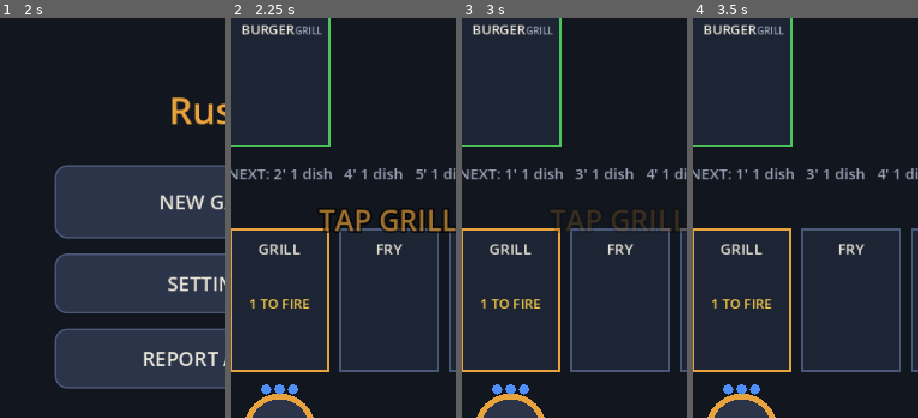
Above: before the commit, frames 1-4 (left to right).
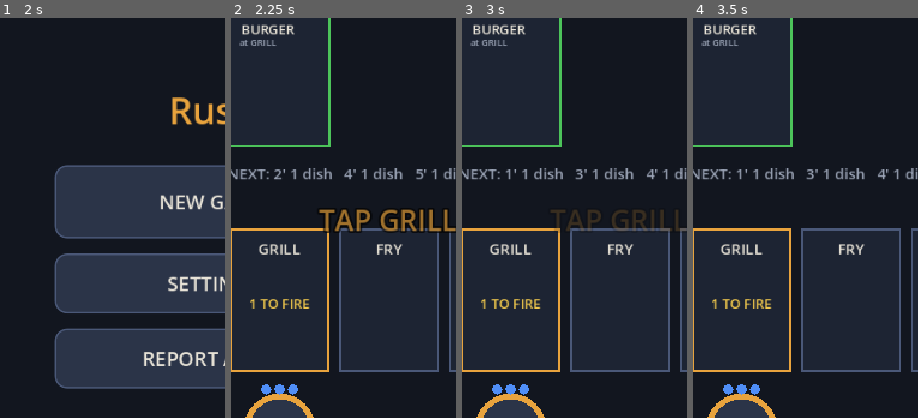
Above: after the commit, the same moments.

Repository: duffpowell-commits/Rush
Game: Godot game, scene res://scenes/boot.tscn
The game is run twice, just before and just after one commit, with the same random seed, the same clock (stepped at 60 frames per second) and the same inputs.
Inputs:
- Up to frame 1 (2 s): click "Skip splash" at 0.5 s; click "SKIP" at 1.25 s
- Up to frame 2 (2.25 s): click "NEW GAME" at 2 s
- Up to frame 3 (3 s): click "END TURN" at 2.75 s
- Up to frame 4 (3.5 s): no input
The pictures show only the part of the screen within x 3-53%, y 23-73%; the shares and areas given below are measured in that part.

Frame 1 is identical in both runs. In frame 2, 0.3% of the frame differs, in the area x 3-41%, y 2-7%; in frame 3, 0.3%; in frame 4, 0.3%.

Commit message:
Fix the fresh-eyes blockers on PR #5
From the FAIL review on af89255:
- Ticket cards: the station sat on the dish's baseline and ran into it
  (BURGERGRILL). It now gets its own small line under the dish; the BIG marker
  moved between the table number and the clock, which it also used to overrun.
- DEV MENU -> SKIP LEVEL on the grade sheet counted the service twice and left
  the board frozen. It now just moves on to the next service.
- The "TAP MO TO SWITCH" hint could never clear once MO walked out. It waits
  for MO to be on the line, and a walked-out MO counts as done.

Notes taken too: test_coach_hints_short checks Rush's hint table (it matched
nothing in game.gd before), from_dict refuses a save missing any key instead
of logging errors, the grade sheet has a TITLE button, the field ignores taps
while it's up, "faster" is gone from the next-service line, and the APK saving
is stated as ~2.2 MB (the 16 MB .glb sources never shipped).

tools/test.sh ALL PASS (32), tools/autoplay.sh AUTOPLAY PASS; renders refreshed.

Co-Authored-By: Claude Opus 5.5 <noreply@anthropic.com>
Claude-Session: https://claude.ai/code/session_01V3sbxLu4c4oLEvnvp25i9E

Diff:
--- a/scripts/game.gd
+++ b/scripts/game.gd
@@ -264,8 +264,9 @@
 	grade.name = "Grade"
 	sheet_box.add_child(grade)
 	sheet_box.add_child(UI.label("%d of %d tickets out\n%d table%s walked\nTips $%d" % [k.served, k.total, k.walked, "" if k.walked == 1 else "s", k.tips], 24))
-	sheet_box.add_child(UI.label("Next: %d tickets, faster." % maxi(1, int(first_tickets) + int(more_tickets) * (level - 1)), 20, UI.DIM))
+	sheet_box.add_child(UI.label("Next: %d tickets." % maxi(1, int(first_tickets) + int(more_tickets) * (level - 1)), 20, UI.DIM))
 	sheet_box.add_child(UI.button("NEXT SERVICE", next_service, 96))
+	sheet_box.add_child(UI.button("TITLE", quit_to_title))   # saved: CONTINUE starts the next service
 
 
 func next_service() -> void:
@@ -280,6 +281,9 @@
 
 
 func debug_skip_level() -> void:
+	if between:   # the grade sheet already banked this service: just move on
+		next_service()
+		return
 	_night_before += k.served
 	score = _night_before
 	level += 1
@@ -325,7 +329,8 @@
 			func(): return k.crew.any(func(c): return not c.hand.is_empty()) or k.served > 0],
 		["run", "TAP PASS, THEN RUN", func(): return k.crew.any(func(c): return not c.hand.is_empty()),
 			func(): return k.served > 0],
-		["switch", "TAP MO TO SWITCH", func(): return k.served > 0, func(): return sel != 0],
+		["switch", "TAP MO TO SWITCH", func(): return k.served > 0 and not k.crew[1].out,
+			func(): return sel != 0 or k.crew[1].out],
 	]
 
 
@@ -384,7 +389,7 @@
 
 
 func _field_input(e: InputEvent) -> void:
-	if paused or over:
+	if paused or over or between:
 		return
 	if e is InputEventMouseButton and e.pressed and e.button_index == MOUSE_BUTTON_LEFT:
 		tap(e.position)
@@ -425,8 +430,10 @@
 		var tone := "good" if t.time > 4 else ("warn" if t.time > 2 else "bad")
 		f.draw_rect(r, UI.panel_color())
 		f.draw_rect(r, UI.key(tone), false, 4.0 if tone == "bad" else 2.0)
-		f.draw_string(font, r.position + Vector2(8, 26), ("BIG T%d" if t.big else "T%d") % t.table,
-			HORIZONTAL_ALIGNMENT_LEFT, -1, UI.font_size(18), ink)
+		f.draw_string(font, r.position + Vector2(8, 26), "T%d" % t.table,
+			HORIZONTAL_ALIGNMENT_LEFT, r.size.x - 56, UI.font_size(18), ink)
+		if t.big:   # small, between the table number and the clock, so it never runs into either
+			f.draw_string(font, r.position + Vector2(46, 25), "BIG", HORIZONTAL_ALIGNMENT_LEFT, 28, UI.font_size(11), UI.key("warn"))
 		# Clock: number plus a shape cue (filled bars), not colour alone.
 		f.draw_string(font, r.position + Vector2(r.size.x - 44, 28), "%d'" % t.time,
 			HORIZONTAL_ALIGNMENT_LEFT, -1, UI.font_size(24), UI.key(tone))
@@ -437,10 +444,10 @@
 			var mark: String = {"wait": "  ", "cooking": "~ ", "carried": "> ", "served": "V "}[it.state]
 			var col: Color = UI.DIM if it.state == "served" else ink
 			f.draw_string(font, Vector2(r.position.x + 8, iy), mark + it.dish, HORIZONTAL_ALIGNMENT_LEFT, r.size.x - 12, UI.font_size(16), col)
-			if it.state == "wait":   # where it cooks, on the same line: routing is on the ticket
-				f.draw_string(font, Vector2(r.position.x + 8, iy), Kitchen.station_of(it.dish),
-					HORIZONTAL_ALIGNMENT_RIGHT, r.size.x - 16, UI.font_size(12), UI.DIM)
-			iy += 32
+			if it.state == "wait":   # where it cooks, on its own small line: routing is on the ticket
+				f.draw_string(font, Vector2(r.position.x + 8, iy + 14), "  at " + Kitchen.station_of(it.dish),
+					HORIZONTAL_ALIGNMENT_LEFT, r.size.x - 12, UI.font_size(11), UI.DIM)
+			iy += 33
 	if shown.size() > 4:
 		f.draw_string(font, Vector2(f.size.x - 70, y0 + 222), "+%d" % (shown.size() - 4), HORIZONTAL_ALIGNMENT_LEFT, -1, UI.font_size(20), UI.key("warn"))
 	f.draw_string(font, Vector2(pad, y0 - 14), "OUT %d   WALKED %d/%d   TIPS $%d" % [score, k.walked, LIVES, k.tips],
--- a/scripts/kitchen.gd
+++ b/scripts/kitchen.gd
@@ -329,7 +329,8 @@
 
 # ---------------------------------------------------------------- save mid-service
 
-## Everything needed to pick the service back up exactly where it was (JSON-safe).
+## Everything needed to pick the service back up exactly where it was (JSON-safe). The service's own
+## tuning rides along on purpose: a TUNE change applies from the next service, not mid-service.
 func to_dict() -> Dictionary:
 	return {"service": service, "turn": turn, "crew": crew.duplicate(true), "pans": pans.duplicate(true),
 		"tickets": tickets.duplicate(true), "incoming": incoming.duplicate(true), "served": served,
@@ -340,8 +341,10 @@
 
 ## Load a to_dict() back. JSON turns every number into a float, so ints are cast back here.
 func from_dict(d: Dictionary) -> bool:
-	if not d.has("crew") or not d.has("tickets") or not d.has("pans") or not d.has("incoming"):
-		return false
+	for key in ["crew", "tickets", "pans", "incoming", "service", "turn", "served", "walked", "tips",
+			"done", "next_id", "rng", "turns", "ticket_time", "ap", "stress_cap", "burn_after"]:
+		if not d.has(key):
+			return false   # a mangled save: keep the fresh service instead
 	service = int(d.service)
 	turn = int(d.turn)
 	served = int(d.served)
--- a/tests/run_tests.gd
+++ b/tests/run_tests.gd
@@ -321,6 +321,13 @@
 			continue
 		for m in re.search_all(FileAccess.get_file_as_string(f)):
 			check(m.get_string(1).split(" ", false).size() <= 4, "hint '%s' is 4 words or fewer" % m.get_string(1))
+	# Rush teaches from a table of steps, not literal teach() calls.
+	var g = load("res://scripts/game.gd").new()
+	var steps: Array = g._coach_steps()
+	check(steps.size() >= 5, "Rush has its five hints")
+	for st in steps:
+		check(str(st[1]).split(" ", false).size() <= 4, "hint '%s' is 4 words or fewer" % st[1])
+	g.free()
 
 
 func test_tune_saves_applies_and_reports() -> void:
Binary file changed: docs/renders/flow_char_climb.png
Binary file changed: docs/renders/flow_char_crouch.png
Binary file changed: docs/renders/flow_char_jump.png
Binary file changed: docs/renders/flow_char_punch.png
Binary file changed: docs/renders/flow_char_ragdoll.png
Binary file changed: docs/renders/flow_char_run.png
Binary file changed: docs/renders/flow_char_stairs.png
Binary file changed: docs/renders/flow_char_strafe.png
Binary file changed: docs/renders/flow_char_swim.png
Binary file changed: docs/renders/flow_first_minute.png
Binary file changed: docs/renders/flow_game.png
Binary file changed: docs/renders/flow_game_lefthanded.png
(and 13 more such lines)
